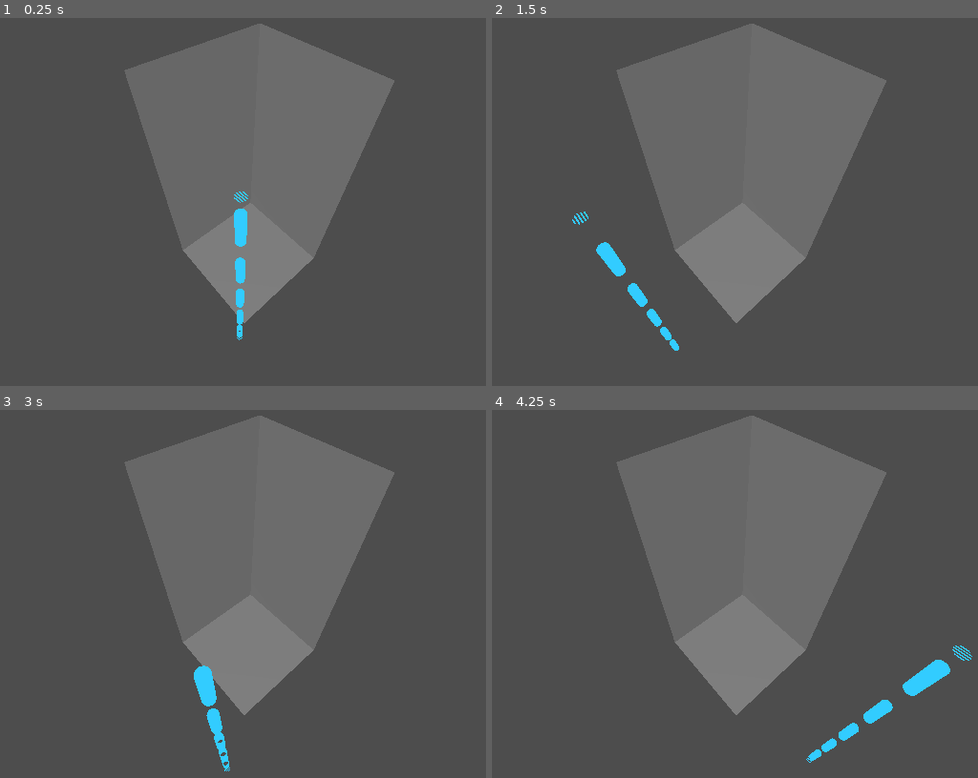
Above: before the commit, frames 1-4 (two rows, left to right).
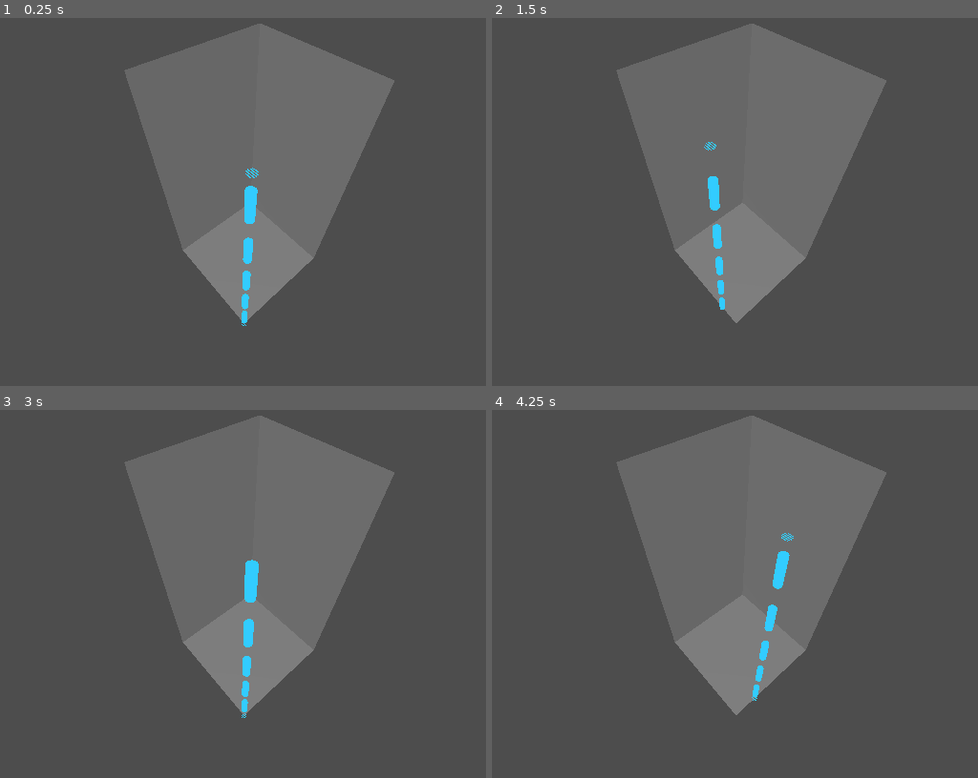
Above: after the commit, the same moments.

Repository: cliveleehere/fruitmerge3d
Game: Godot game, scene res://game.tscn
Same seed, same stepped clock (60 frames per second), same inputs: the game is played once before the commit and once after it.
Inputs (mouse positions are in pixels of both pictures, inside the frame that each line leads up to):
- Up to frame 1 (0.25 s): no input
- Up to frame 2 (1.5 s): move the mouse to (900, 176) at 0.52 s; move the mouse to (579, 216) at 1.27 s
- Up to frame 3 (3 s): move the mouse to (315, 494) at 2.02 s; move the mouse to (204, 674) at 2.77 s
- Up to frame 4 (4.25 s): move the mouse to (963, 652) at 3.52 s

The runs differ from the first frame. In frame 1, 1.0% of the frame differs, in the area x 48-54%, y 40-88%; in frame 2, 1.1%; in frame 3, 1.3%; in frame 4, 1.6%, in the area x 53-99%, y 33-96%.

Commit message:
Cursor position clamped to box

Diff:
--- a/cursor/cursor.gd
+++ b/cursor/cursor.gd
@@ -13,5 +13,8 @@
 		var distance := (plane_y - ray_origin.y) / ray_direction.y
 		var hit_point := ray_origin + ray_direction * distance
 
+		hit_point.x = clampf(hit_point.x, -1, 1)
+		hit_point.z = clampf(hit_point.z, -1, 1)
+
 		global_position.x = hit_point.x
 		global_position.z = hit_point.z
